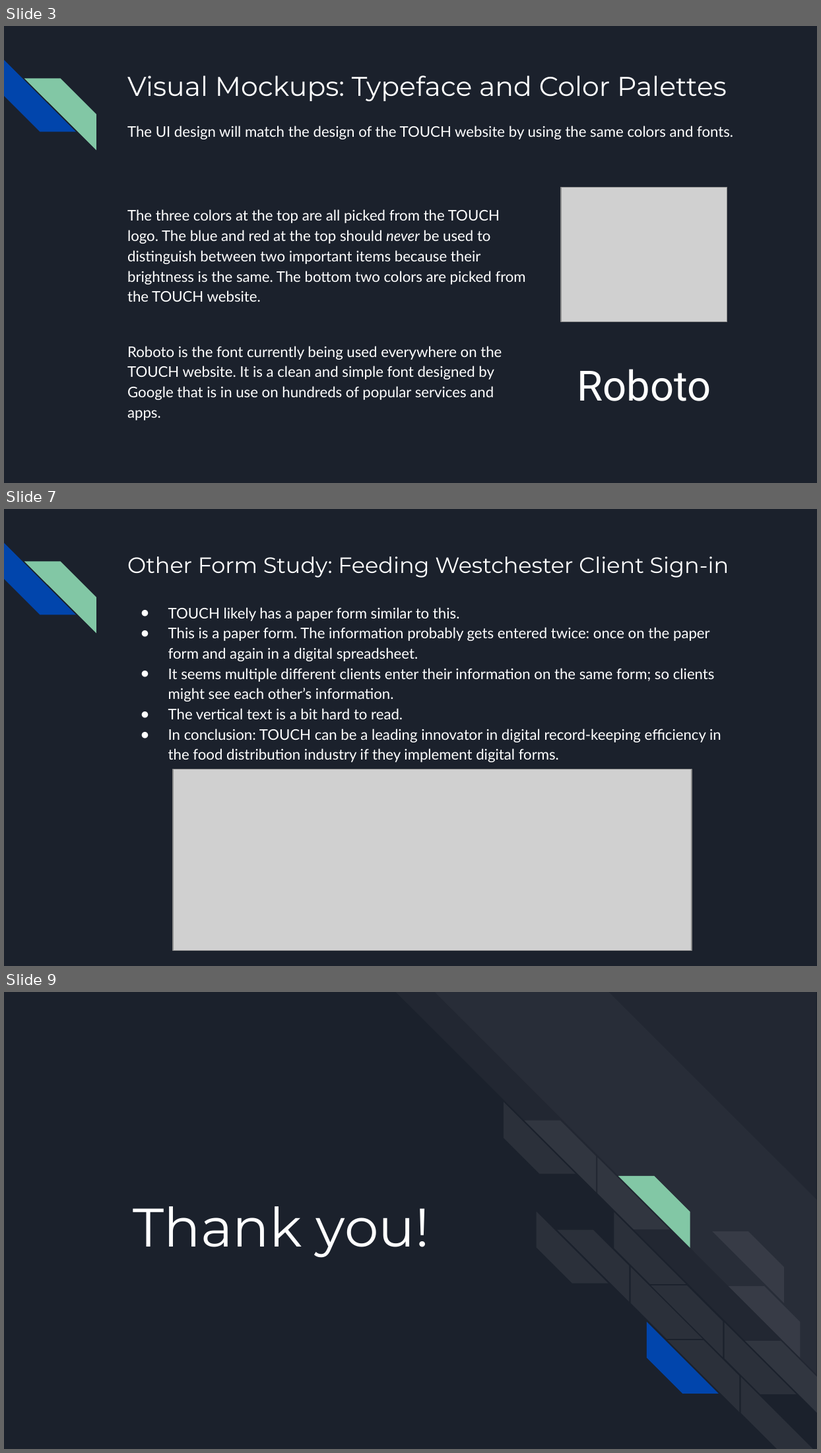
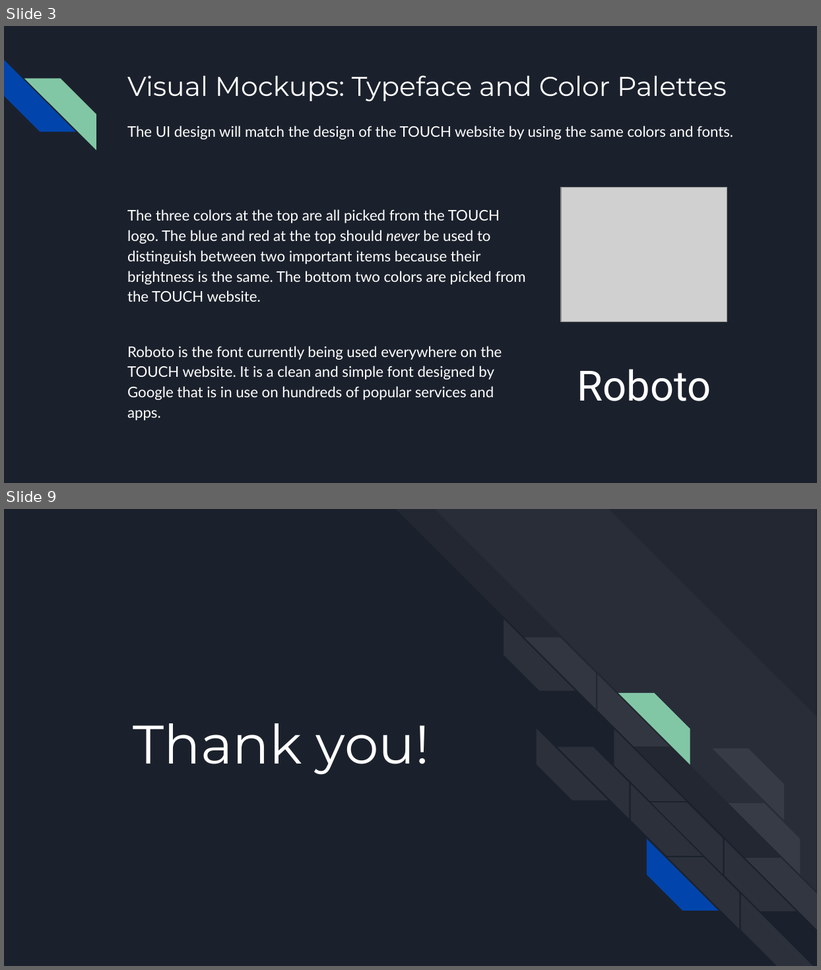
Before and after one commit to Thysbelon/Thysbelon.github.io, a slide deck: content/New-Media-Projects/Empathize/Midterm Presentation.pptx. Shown one above the other, each under a label of ours: slides 3, 7 and 9 before the commit, slides 3 and 9 after it; the slides between them are not shown. The pictures are 821x1453 and 821x970 pixels, drawn with LibreOffice and Linux fonts; fonts in the diff are those of the drawing; grey boxes stand for pictures. Boxes give left, top, right and bottom in pixels: in the first picture for what was removed or moved away, otherwise in the second. Text is boxed around its words. In the diff, an @@ line names an element or a change of style, - is before the commit and + after.

```diff
--- a/content/New-Media-Projects/Empathize/Midterm Presentation.pptx
+++ b/content/New-Media-Projects/Empathize/Midterm Presentation.pptx
@@ slide 7 removed at (4,509,817,966), background #1B212C; not listed: 2 template elements that a slide beside it also shows @@
@@ title removed at (127,557,729,578) @@
-Other Form Study: Feeding Westchester Client Sign-in
@@ text removed at (168,607,721,762) @@
-● TOUCH likely has a paper form similar to this.
-● This is a paper form. The information probably gets entered twice: once on the paper form and again in a digital spreadsheet.
-● It seems multiple different clients enter their information on the same form; so clients might see each other’s information.
-● The vertical text is a bit hard to read.
-● In conclusion: TOUCH can be a leading innovator in digital record-keeping efficiency in the food distribution industry if they implement digital forms.
@@ picture removed at (173,770,692,951) @@
```
Also in this commit, not shown: 3 slides changed, 2 slides added, 1 other slide removed, 4 other files.
